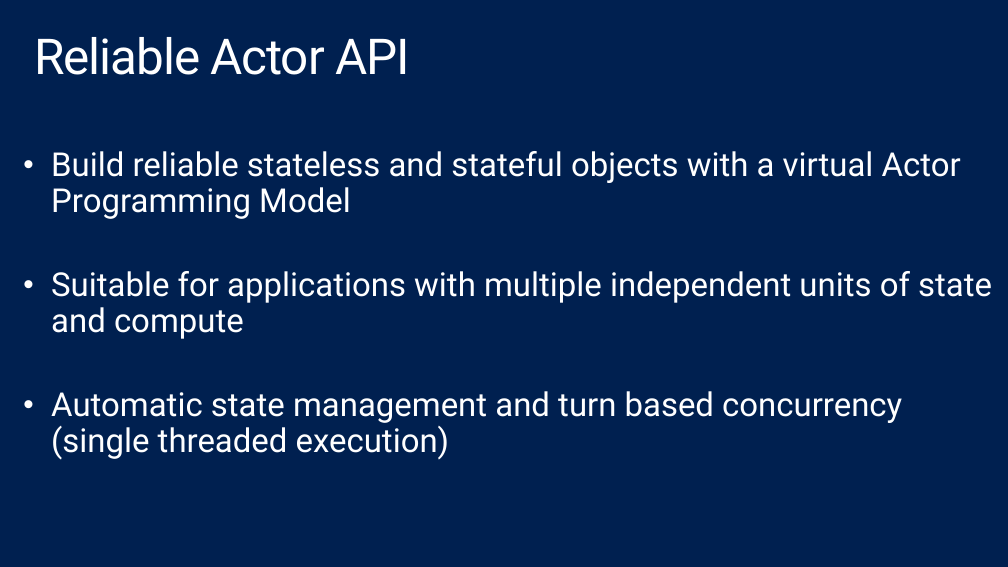
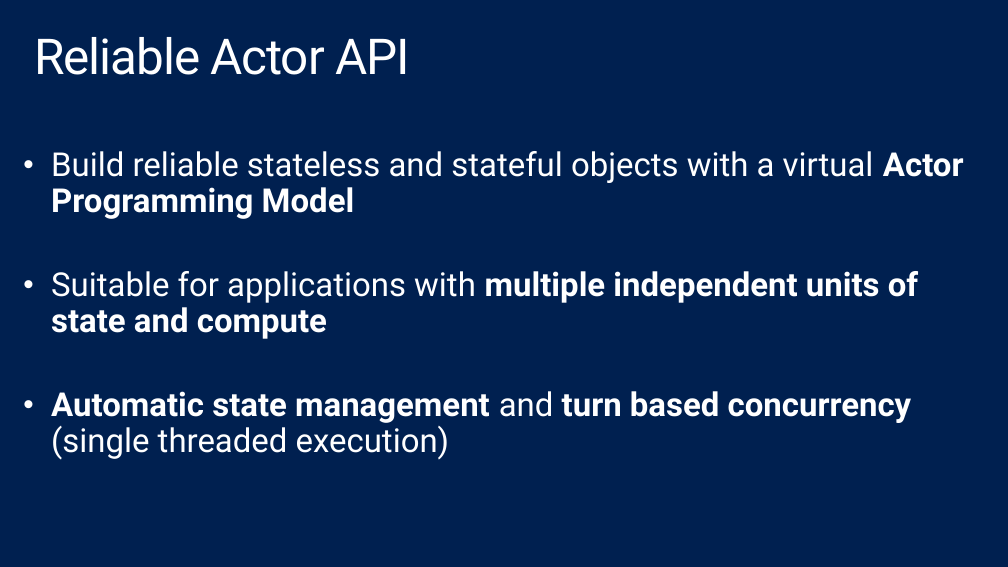
Before and after one commit to shawnweisfeld/20150514_ServiceFabric, a slide deck: slide 17 of Service Fabric.pptx (slide 18 before the commit). Drawn at 1008x567 pixels with LibreOffice and Linux fonts; fonts in the diff are those of the drawing; background and template pictures are left out. Boxes give left, top, right and bottom in pixels: in the first picture for what was removed or moved away, otherwise in the second. Text is boxed around its words. In the diff, an @@ line names an element or a change of style, - is before the commit and + after.

```diff
--- a/Service Fabric.pptx
+++ b/Service Fabric.pptx
@@ text "Build reliable stateless and stateful ..." at (51, 151, 964, 460): bold on in "Actor Programming Model", "multiple independent units of state and compute", "Automatic state management turn based concurrency" @@
```
Also in this commit, not shown: 2 other slides changed, 1 slide removed.
